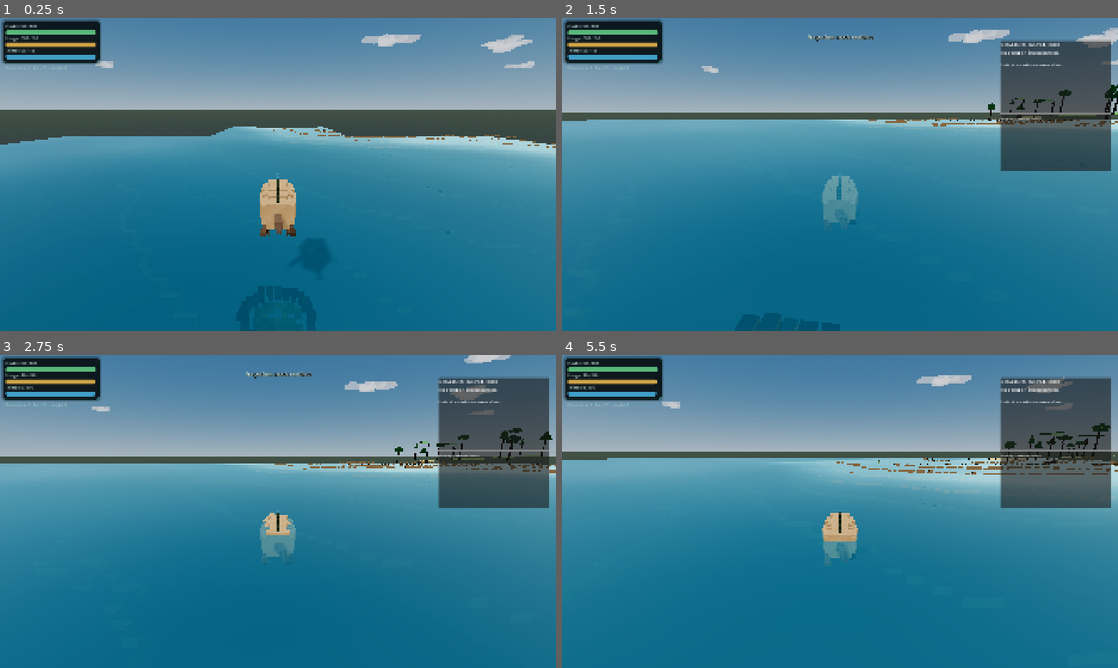
Above: before the commit, frames 1-4 (two rows, left to right).
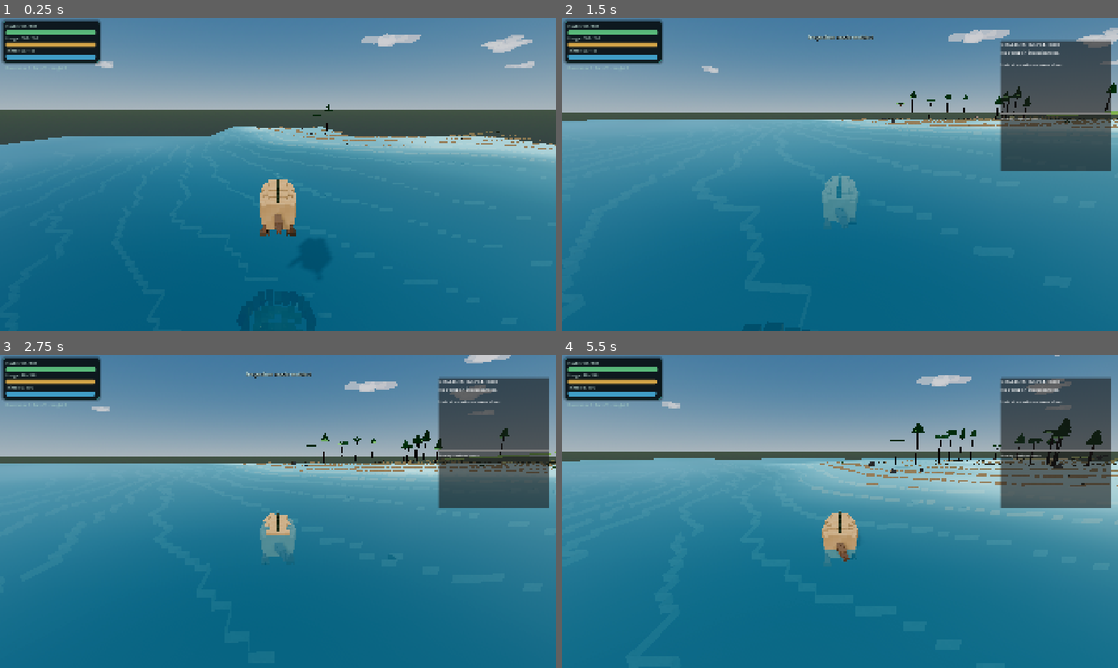
Above: after the commit, the same moments.

Repository: MajorDragonfly/voxelverse
Game: Godot game, scene res://main/main.tscn
Same seed, same stepped clock (60 frames per second), same inputs: the game is played once before the commit and once after it.
Inputs (mouse positions are in pixels of both pictures, inside the frame that each line leads up to):
- Up to frame 1 (0.25 s): no input
- Up to frame 2 (1.5 s): tap Enter at 0.5 s; move the mouse to (867, 174) at 0.52 s; hold W (move_forward) from 0.53 s (still down); right-click (867, 174) at 0.6 s; click (867, 174) at 0.67 s; tap Space (jump) at 0.77 s; move the mouse to (812, 174) at 1.27 s; tap E (inspection_mode) at 1.35 s
- Up to frame 3 (2.75 s): keep holding W (move_forward); tap Space (jump) at 1.52 s; move the mouse to (289, 505) at 2.02 s; click (289, 505) at 2.1 s
- Up to frame 4 (5.5 s): keep holding W (move_forward); move the mouse to (834, 517) at 2.77 s; tap L at 2.85 s; click (834, 517) at 2.92 s; tap Space (jump) at 3.02, 3.77, 4.52 s; move the mouse to (878, 514) at 3.52 s; tap R at 3.6 s; move the mouse to (795, 508) at 4.27 s; tap Tab at 4.35 s; move the mouse to (845, 511) at 5.02 s; tap Delete at 5.1 s; click (845, 511) at 5.17 s

The runs differ from the first frame. In frame 1, 1.4% of the frame differs, in the area x 42-100%, y 27-99%; in frame 2, 1.6%; in frame 3, 2.0%; in frame 4, 6.5%, in the area x 0-100%, y 0-68%.

Commit message:
Activate adventure planetary world generator

Diff:
--- a/project.godot
+++ b/project.godot
@@ -18,7 +18,7 @@
 [autoload]
 
 GameState="*res://autoload/game_state.gd"
-WorldGenerator="*res://world/generation/world_generator_v6_smooth.gd"
+WorldGenerator="*res://world/generation/world_generator_adventure.gd"
 DisplaySettings="*res://core/display_settings.gd"
 ProgressionService="*res://autoload/progression_service.gd"
 SaveGameService="*res://autoload/save_game_service.gd"
